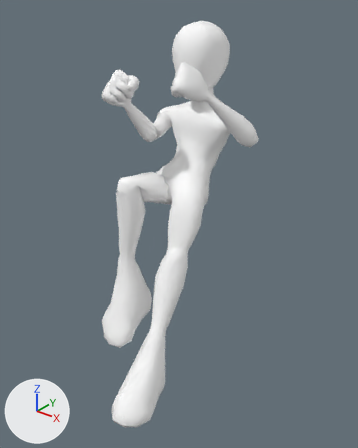
The FBX model Assets/Characters/Prototype/Animations/DashBackward.fbx: old version first, new version second.
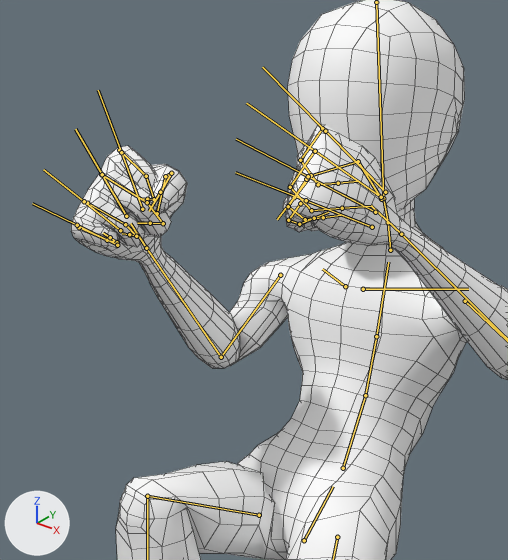
Old and new are each drawn whole from a 50 mm lens placed at (1.571, -1.995, 2.23), pointed at (0.109, -0.168, 1.097) and again close up on the part from 22% to 68% of the width and 5% to 46% of the height. The axes (+X, +Y, +Z) are drawn at lower left. The lights are the same throughout. Both versions are drawn at frame 1 of the action 'rig|rigAction'; the numbers are the values there. The bones that bend it are drawn over the model as lines in the close-ups. The close-ups show mesh edges as thin lines.

Names of what the first close-up shows: 'body_low'.
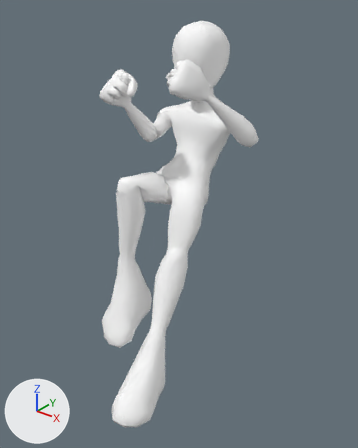
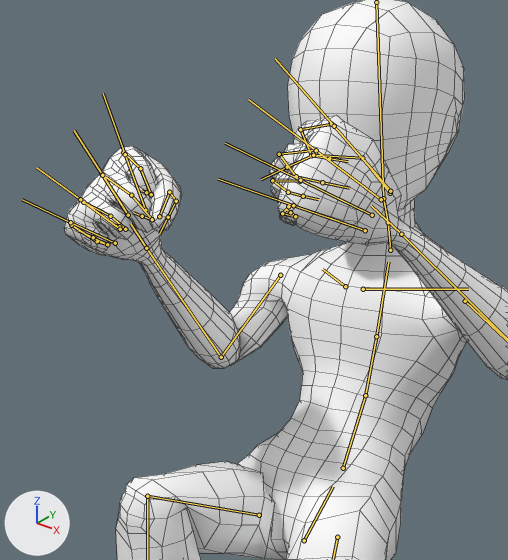
The edits, one by one:
Bone 'DEF-hand.L' (bone_def_hand_l) turns from (0, -59, 0) to (0, -81, 0) degrees about its own x, y and z.
Bone 'DEF-f_index.01.L' (bone_def_f_index_01_l) turns from (96, 0, 0) to (69, 0, 0) degrees about its own x, y and z.
Bone 'DEF-f_index.02.L' (bone_def_f_index_02_l) turns from (56, 0, 0) to (69, 0, 0) degrees about its own x, y and z.
Bone 'DEF-thumb.01.L' (bone_def_thumb_01_l) turns from (0, 0, 0) to (15, 1, -10) degrees about its own x, y and z.
Bone 'DEF-thumb.02.L' (bone_def_thumb_02_l) turns from (55, -25, -53) to (23, 29, -13) degrees about its own x, y and z.
Bone 'DEF-thumb.03.L' (bone_def_thumb_03_l) turns from (-10, -26, -47) to (25, 23, -6) degrees about its own x, y and z.
Bone 'DEF-f_middle.01.L' (bone_def_f_middle_01_l) turns from (96, 0, 0) to (69, 0, 0) degrees about its own x, y and z.
Bone 'DEF-f_middle.02.L' (bone_def_f_middle_02_l) turns from (56, 0, 0) to (69, 0, 0) degrees about its own x, y and z.
Bone 'DEF-f_middle.03.L' (bone_def_f_middle_03_l) turns from (56, 0, 0) to (69, 0, 0) degrees about its own x, y and z.
Bone 'DEF-f_ring.01.L' (bone_def_f_ring_01_l) turns from (95, 6, -5) to (69, 0, 0) degrees about its own x, y and z.
Bone 'DEF-f_ring.02.L' (bone_def_f_ring_02_l) turns from (56, 6, -1) to (69, 0, 0) degrees about its own x, y and z.
Bone 'DEF-f_pinky.03.L' (bone_def_f_pinky_03_l) turns from (56, 0, 0) to (125, 0, 0) degrees about its own x, y and z.
Bone 'DEF-hand.R' (bone_def_hand_r) turns from (0, 10, 0) to (0, 0, 0) degrees about its own x, y and z.
Bone 'DEF-f_index.01.R' (bone_def_f_index_01_r) turns from (96, 0, 0) to (69, 0, 0) degrees about its own x, y and z.
Bone 'DEF-f_index.02.R' (bone_def_f_index_02_r) turns from (56, 0, 0) to (69, 0, 0) degrees about its own x, y and z.
Bone 'DEF-f_index.03.R' (bone_def_f_index_03_r) turns from (56, 0, 0) to (69, 0, 0) degrees about its own x, y and z.
Bone 'DEF-thumb.01.R' (bone_def_thumb_01_r) turns from (0, 0, 0) to (15, -1, 10) degrees about its own x, y and z.
Bone 'DEF-thumb.02.R' (bone_def_thumb_02_r) turns from (28, 25, 53) to (23, -29, 13) degrees about its own x, y and z.
Bone 'DEF-thumb.03.R' (bone_def_thumb_03_r) turns from (-10, 26, 47) to (25, -23, 6) degrees about its own x, y and z.
Bone 'DEF-f_middle.01.R' (bone_def_f_middle_01_r) turns from (96, 0, 0) to (69, 0, 0) degrees about its own x, y and z.
Bone 'DEF-f_middle.02.R' (bone_def_f_middle_02_r) turns from (56, 0, 0) to (69, 0, 0) degrees about its own x, y and z.
Bone 'DEF-f_middle.03.R' (bone_def_f_middle_03_r) turns from (56, 0, 0) to (69, 0, 0) degrees about its own x, y and z.
Bone 'DEF-f_ring.01.R' (bone_def_f_ring_01_r) turns from (95, -6, 5) to (69, 0, 0) degrees about its own x, y and z.
Bone 'DEF-f_ring.02.R' (bone_def_f_ring_02_r) turns from (56, -6, 1) to (69, 0, 0) degrees about its own x, y and z.
Bone 'DEF-f_pinky.03.R' (bone_def_f_pinky_03_r) turns from (56, 0, 0) to (125, 0, 0) degrees about its own x, y and z.

Pixel boxes (x1, y1, x2, y2) of what changed, in the close-ups (508 x 560 px):
'body_low', posed: before (71, 0, 508, 560); after (64, 0, 508, 560)
bone 'DEF-f_index.01.L', root to tip: before (322, 128) to (300, 160); after (331, 124) to (300, 129)
bone 'DEF-f_index.02.L', root to tip: before (300, 160) to (318, 184); after (300, 129) to (311, 155)
bone 'DEF-thumb.01.L', root to tip: before (381, 199) to (358, 161); after (390, 193) to (362, 158)
bone 'DEF-thumb.02.L', root to tip: before (358, 161) to (311, 175); after (362, 158) to (313, 155)
bone 'DEF-thumb.03.L', root to tip: before (311, 175) to (294, 197); after (313, 155) to (287, 167)
bone 'DEF-f_middle.01.L', root to tip: before (314, 151) to (290, 187); after (315, 150) to (279, 154)
bone 'DEF-f_middle.02.L', root to tip: before (290, 187) to (311, 210); after (279, 154) to (296, 176)
bone 'DEF-f_middle.03.L', root to tip: before (311, 210) to (342, 208); after (296, 176) to (322, 182)
bone 'DEF-f_ring.01.L', root to tip: before (306, 179) to (288, 206); after (300, 181) to (272, 180)
bone 'DEF-f_ring.02.L', root to tip: before (288, 206) to (305, 219); after (272, 180) to (288, 192)
bone 'DEF-f_pinky.03.L', root to tip: before (299, 224) to (314, 218); after (295, 216) to (290, 212)
bone 'DEF-f_index.01.R', root to tip: before (119, 150) to (146, 176); after (123, 152) to (140, 168)
bone 'DEF-f_index.02.R', root to tip: before (146, 176) to (154, 199); after (140, 168) to (151, 194)
bone 'DEF-f_index.03.R', root to tip: before (154, 199) to (147, 199); after (151, 194) to (146, 192)
bone 'DEF-thumb.01.R', root to tip: before (157, 213) to (165, 176); after (159, 216) to (169, 192)
bone 'DEF-thumb.02.R', root to tip: before (165, 176) to (171, 173); after (169, 192) to (176, 201)
bone 'DEF-thumb.03.R', root to tip: before (171, 173) to (160, 192); after (176, 201) to (168, 217)
bone 'DEF-f_middle.01.R', root to tip: before (101, 174) to (147, 202); after (102, 174) to (131, 195)
bone 'DEF-f_middle.02.R', root to tip: before (147, 202) to (163, 223); after (131, 195) to (152, 219)
bone 'DEF-f_middle.03.R', root to tip: before (163, 223) to (150, 223); after (152, 219) to (142, 216)
bone 'DEF-f_ring.01.R', root to tip: before (87, 203) to (125, 224); after (83, 202) to (110, 216)
bone 'DEF-f_ring.02.R', root to tip: before (125, 224) to (136, 236); after (110, 216) to (125, 229)
bone 'DEF-f_pinky.03.R', root to tip: before (117, 242) to (110, 237); after (107, 244) to (93, 237)
